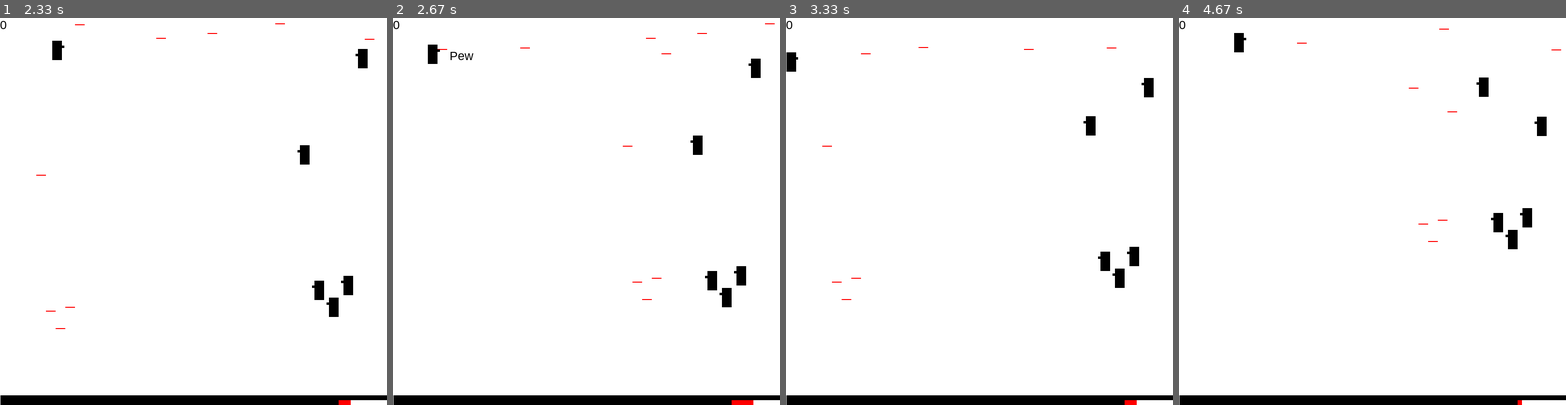
Above: before the commit, frames 1-4 (left to right).
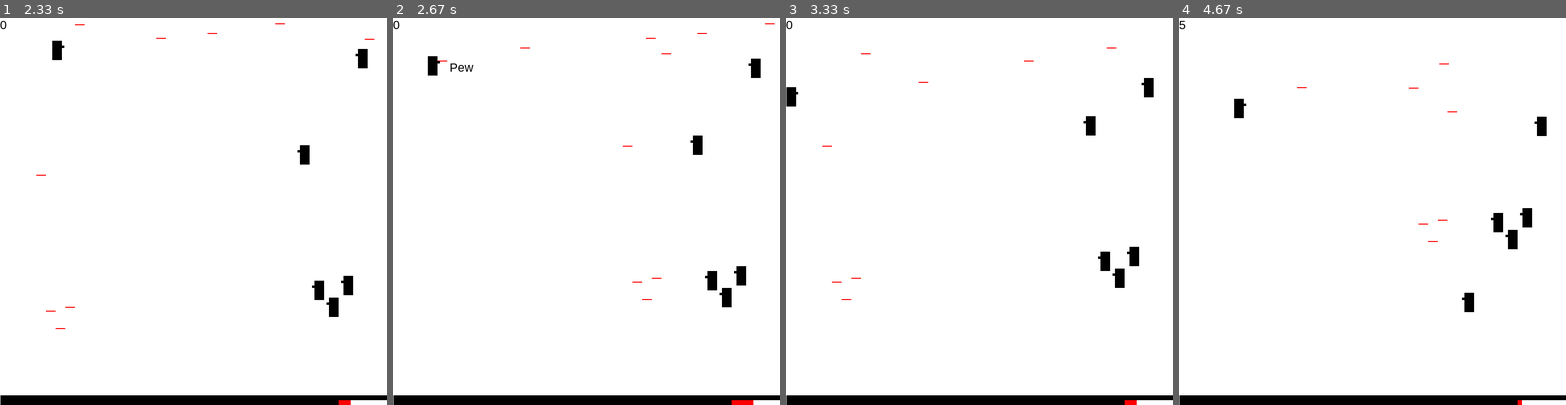
Above: after the commit, the same moments.

Repository: zwang20/SimpleShooter
Game: pygame game, started from project_ss.py
The game is run twice, just before and just after one commit, with the same random seed, the same clock (stepped at 60 frames per second) and the same inputs.
Inputs:
- Up to frame 1 (2.33 s): tap Space at 0.33, 0.73, 1.03, 1.23, 1.57, 1.87, 2.07 s; hold D 0.67-1.13 s; hold W 1.17-1.47 s; hold D 1.5-1.97 s; hold A from 2 s (still down)
- Up to frame 2 (2.67 s): tap Space at 2.37, 2.63 s; release A at 2.53 s; hold S from 2.57 s (still down)
- Up to frame 3 (3.33 s): release S at 2.87 s; hold A 2.9-3.3 s; tap Space at 2.97, 3.27 s
- Up to frame 4 (4.67 s): hold W 3.33-3.7 s; tap Space at 3.4, 3.8, 4.1, 4.47 s; hold D 3.73-4.37 s; hold S from 4.4 s (still down)

Frame 1 is identical in both runs. In frame 2, 0.3% of the frame differs, in the area x 9-21%, y 6-15%; in frame 3, 0.3%; in frame 4, 0.6%, in the area x 0-99%, y 0-76%.

Commit message:
up and down

Diff:
--- a/project_ss.py
+++ b/project_ss.py
@@ -312,7 +312,7 @@
             if keys[pygame.K_a]:  # Left
                 player.move(-3, 0)
             if keys[pygame.K_s]:  # Down
-                player.move(0, -2)
+                player.move(0, 2)
             if keys[pygame.K_SPACE]:  # Fire
                 player.fire()
             if keys[pygame.K_p]:  # Pause
